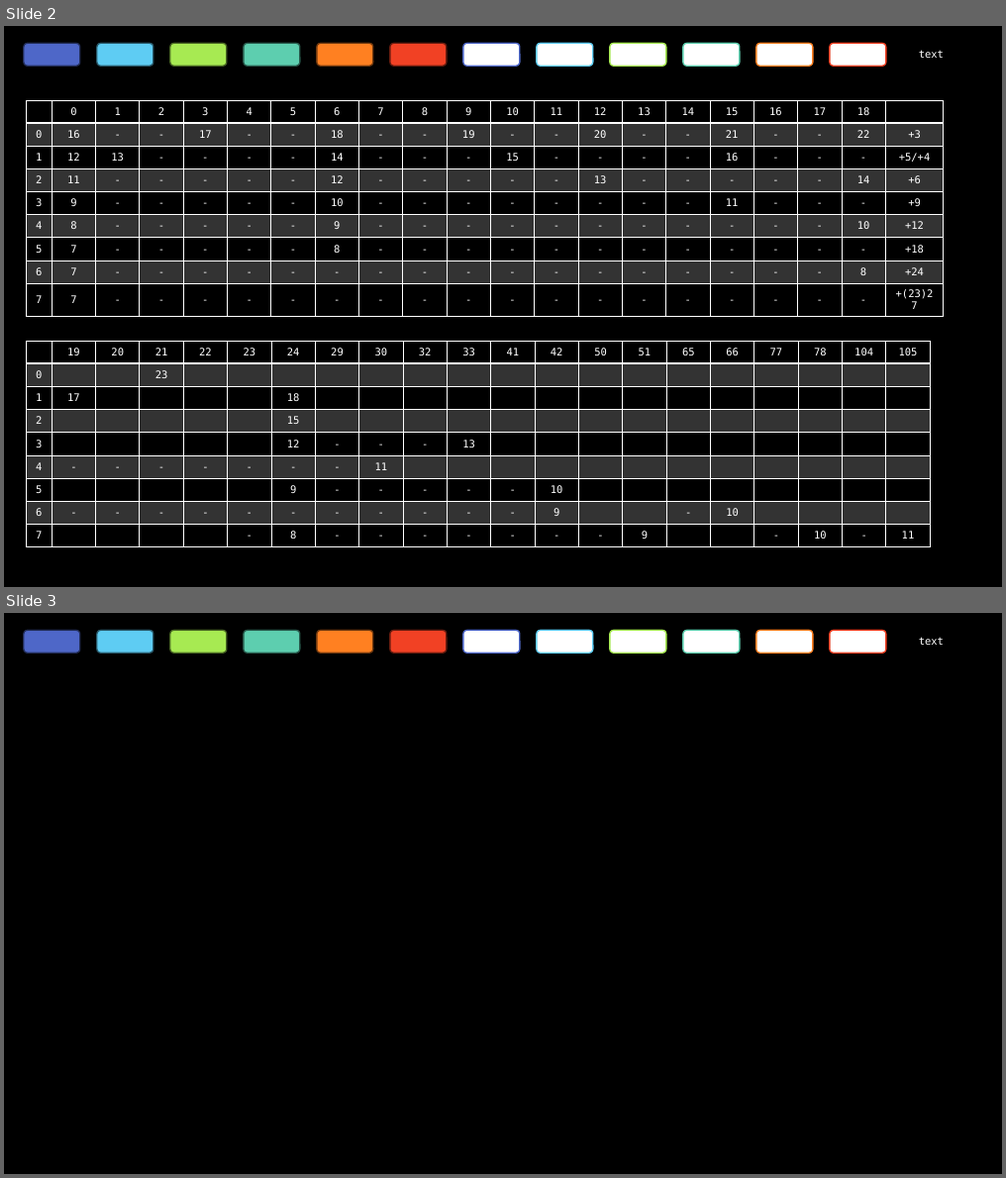
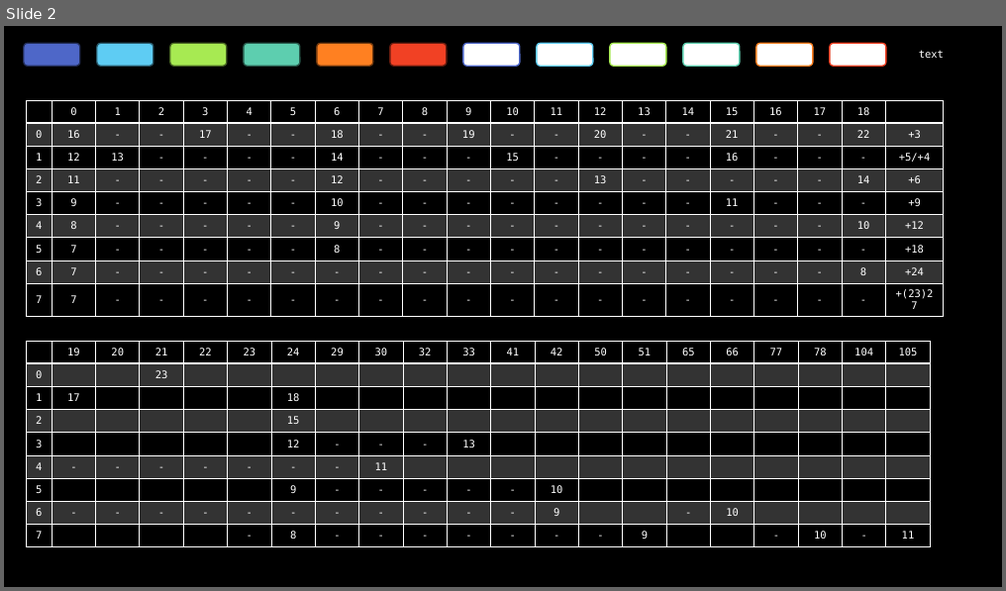
Before and after one commit to chun-chih-lin/wireless_transformer, a slide deck: NOTES.pptx. Shown one above the other, each under a label of ours: slides 2 and 3 before the commit, slide 2 after it. The pictures are 1006x1178 and 1006x591 pixels, drawn with LibreOffice and Linux fonts; fonts in the diff are those of the drawing; background and template pictures are left out. Boxes give left, top, right and bottom in pixels: in the first picture for what was removed or moved away, otherwise in the second. Text is boxed around its words. In the diff, an @@ line names an element or a change of style, - is before the commit and + after.

```diff
--- a/NOTES.pptx
+++ b/NOTES.pptx
@@ slide 3 removed at <box>4,613,1002,1174</box>, background picture (left out) @@
@@ rounded rectangle removed at <box>24,630,79,653</box> @@
@@ rounded rectangle removed at <box>97,630,152,653</box> @@
@@ rounded rectangle removed at <box>170,630,227,653</box> @@
@@ rounded rectangle removed at <box>244,630,300,653</box> @@
@@ rounded rectangle removed at <box>317,630,373,653</box> @@
@@ rounded rectangle removed at <box>390,630,447,653</box> @@
@@ rounded rectangle removed at <box>463,630,520,653</box> @@
@@ rounded rectangle removed at <box>537,630,592,653</box> @@
@@ rounded rectangle removed at <box>610,630,665,653</box> @@
@@ rounded rectangle removed at <box>683,630,740,653</box> @@
@@ rounded rectangle removed at <box>756,630,813,653</box> @@
@@ rounded rectangle removed at <box>830,630,886,653</box> @@
@@ text removed at <box>919,637,944,645</box> @@
-text
```
Also in this commit, not shown: 1 slide added, 1 other file.
